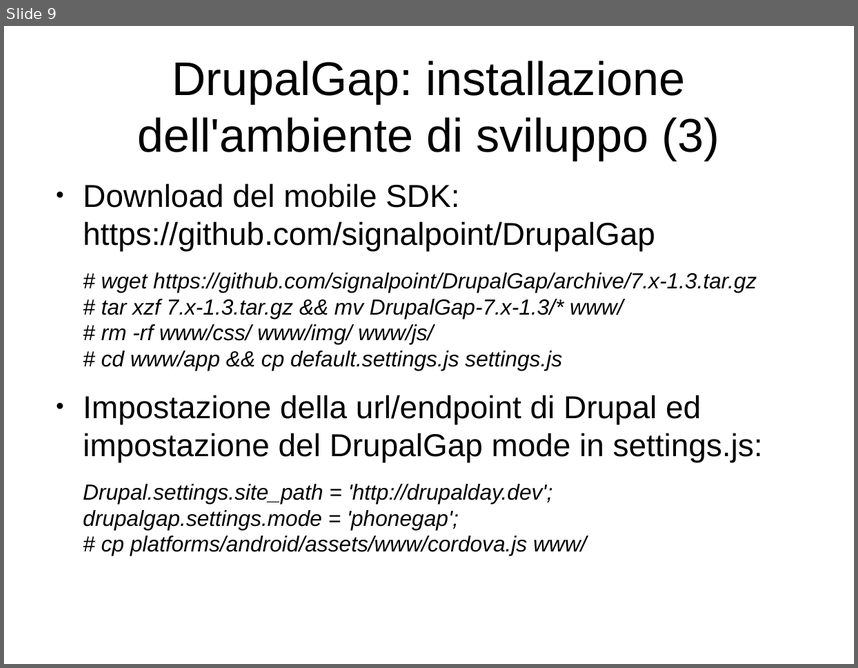
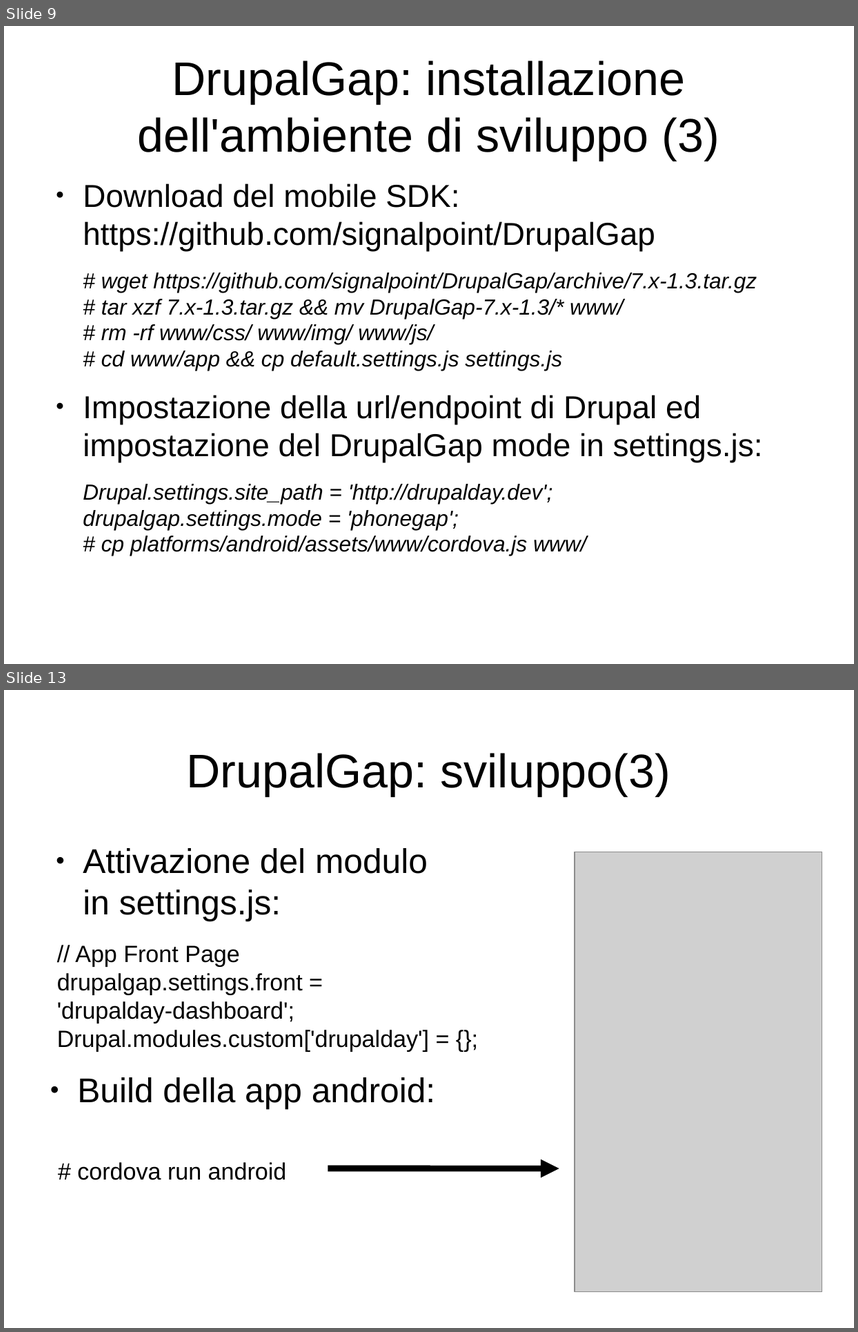
Before and after one commit to m3m3nto/drupalday2015_drupalgap, a slide deck: slide/DDay2015-DrupalGap.odp. Shown one above the other, each under a label of ours: slide 9 before the commit, slides 9 and 13 after it; the slides between them are not shown. The pictures are 858x668 and 858x1332 pixels, drawn with LibreOffice and Linux fonts; fonts in the diff are those of the drawing; grey boxes stand for pictures. Boxes give left, top, right and bottom in pixels: in the first picture for what was removed or moved away, otherwise in the second. Text is boxed around its words. In the diff, an @@ line names an element or a change of style, - is before the commit and + after.

```diff
--- a/slide/DDay2015-DrupalGap.odp
+++ b/slide/DDay2015-DrupalGap.odp
@@ slide 13 added at box(4, 690, 854, 1328), background #FFFFFF @@
@@ title added at box(186, 753, 671, 796), 44 pt, text #000000 @@
+DrupalGap: sviluppo(3)
@@ text added at box(83, 848, 428, 921), 32 pt, text #000000 @@
+● Attivazione del modulo
+  in settings.js:
@@ picture added at box(575, 852, 822, 1292) @@
@@ text added at box(57, 945, 429, 1052), 22 pt, text #000000 @@
+// App Front Page
+drupalgap.settings.front =
+'drupalday-dashboard';
+Drupal.modules.custom['drupalday'] = {};
@@ text added at box(77, 1077, 435, 1108), 32 pt, text #000000 @@
+● Build della app android:
@@ text added at box(77, 1162, 287, 1180), 22 pt, text #000000 @@
+# cordova run android
@@ arrow added from (328, 1168) to (559, 1168), #000000 5.75 pt @@
```
Also in this commit, not shown: 5 slides changed, 2 other slides added.
